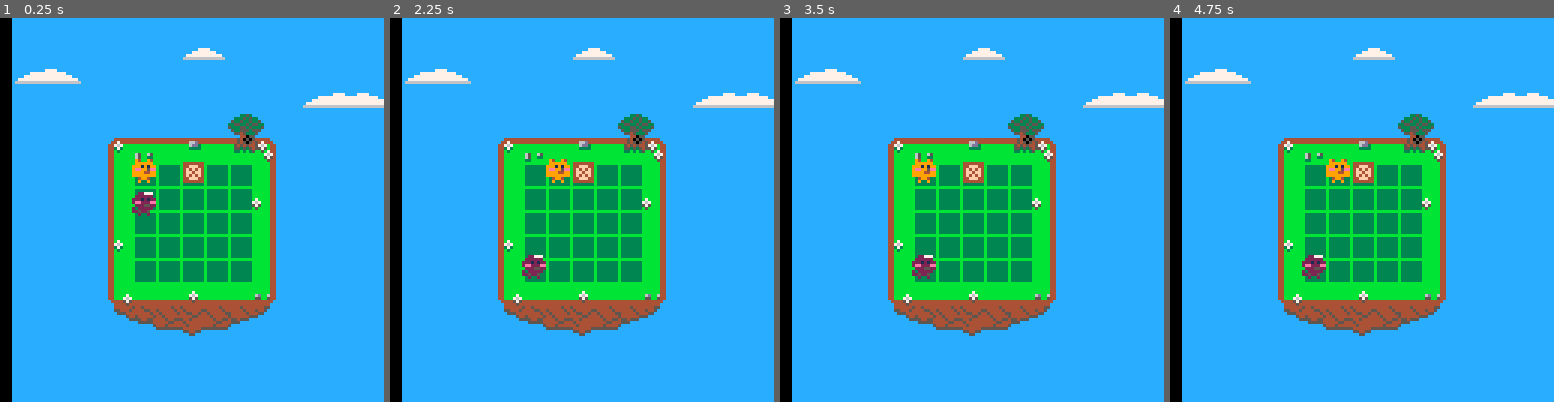
Above: before the commit, frames 1-4 (left to right).
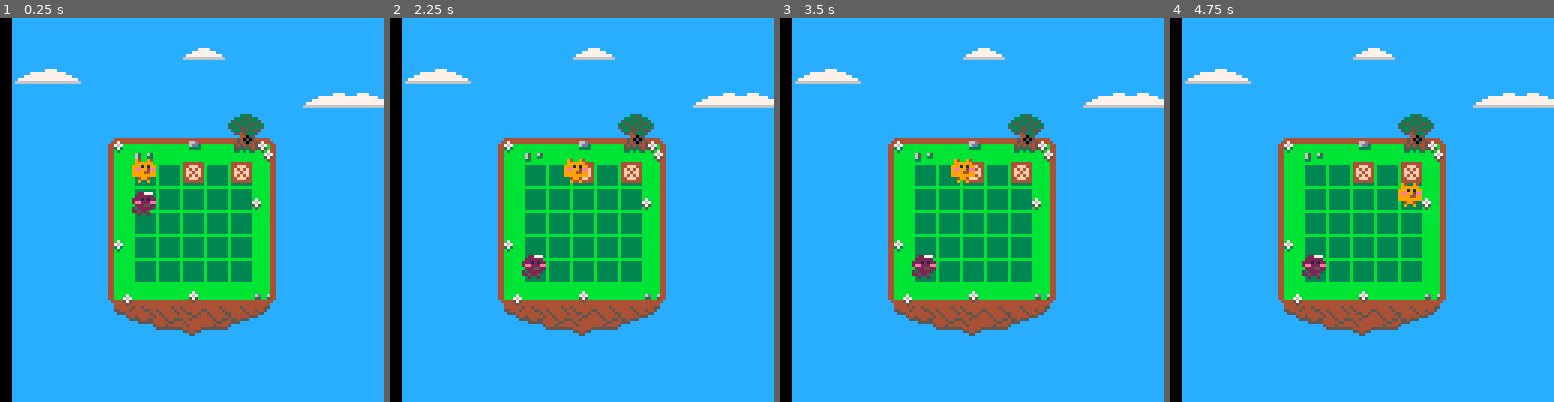
Above: after the commit, the same moments.

Repository: accidentalrebel/pico8-pop-puff
Game: PICO-8 cartridge pop-puff.p8
The game is run twice, just before and just after one commit, with the same random seed, the same clock (stepped at 60 frames per second) and the same inputs.
Inputs:
- Up to frame 1 (0.25 s): no input
- Up to frame 2 (2.25 s): hold Right 1.6-2.1 s; hold Up from 2.15 s (still down)
- Up to frame 3 (3.5 s): release Up at 2.42 s; hold Right 2.47-3.03 s; hold Left from 3.08 s (still down)
- Up to frame 4 (4.75 s): release Left at 3.58 s; hold Down 3.63-3.97 s; hold Right 4.02-4.68 s; hold Up from 4.73 s (still down)

The runs differ from the first frame. In frame 1, 0.3% of the frame differs, in the area x 60-66%, y 37-43%; in frame 2, 0.8%; in frame 3, 0.9%; in frame 4, 0.9%, in the area x 40-66%, y 36-50%.

Commit message:
Recursive tested.

Diff:
--- a/pop-puff.p8
+++ b/pop-puff.p8
@@ -148,6 +148,10 @@
 
    a=make_actor(_box,8,8,0,-1,0,0,_spr_box)
    attach(a,get_tile_at(3,1))
+   add(tiles,a)
+
+   a=make_actor(_box,8,8,0,-1,0,0,_spr_box)
+   attach(a,get_tile_at(5,1))
    add(tiles,a)
 end
 
@@ -230,7 +234,8 @@
 	 on_cake_stepped(child,p)
 	 break
       else
-	 if can_move_to_tile(p,get_next_tile(p)) then
+
+	 if can_move_to_tile(p,get_next_tile(p,p.pointing)) then
 	    handle_sliding(p)
 	 end
 	 break
@@ -238,12 +243,12 @@
    end
 end
 
-function get_next_tile(obj)
-   if obj.pointing == _up then
+function get_next_tile(obj,direction)
+   if direction == _up then
       return get_tile_at(obj.col,obj.row-1)
-   elseif obj.pointing == _right then
+   elseif direction == _right then
       return get_tile_at(obj.col+1,obj.row);
-   elseif obj.pointing == _down then
+   elseif direction == _down then
       return get_tile_at(obj.col,obj.row+1);
    else
       return get_tile_at(obj.col-1,obj.row);
@@ -268,6 +273,19 @@
    return nil
 end
 
+function get_direction(a,b)
+   if a.col < b.col then
+      return _right
+   elseif a.col > b.col then
+      return _left
+   elseif a.row < b.row then
+      return _down
+   elseif a.row > b.row then
+      return _up
+   end
+   return nil
+end
+
 function can_move_to_tile(obj,target_tile)
    printh("Checking if " .. obj.tag .. " can move to next tile...")
    if target_tile == nil then
@@ -277,11 +295,12 @@
       if #target_tile.children <= 0 then
       	 return true
       else
-	 local child = get_child_of_type(target_tile,_box)
+	 local child = get_child_of_type(target_tile,{_box,_pop,_puff})
 	 if child == nil then
 	    return true
 	 else
-	    return false
+	    local direction = get_direction(obj,target_tile)
+	    return can_move_to_tile(target_tile, get_next_tile(target_tile,direction))
 	 end
       end
    end
@@ -604,6 +623,9 @@
 
 
 
+__gff__
+0000000000000000000000000000000000000000000000000000000000000000000000000000000000000000000000000000000000000000000000000000000000000000000000000000000000000000000000000000000000000000000000000000000000000000000000000000000000000000000000000000000000000000
+0000000000000000000000000000000000000000000000000000000000000000000000000000000000000000000000000000000000000000000000000000000000000000000000000000000000000000000000000000000000000000000000000000000000000000000000000000000000000000000000000000000000000000
 __map__
 0808080808080808080808080808080800000000000000000000000000000000000000000000000000000000000000000000000000000000000000000000000000000000000000000000000000000000000000000000000000000000000000000000000000000000000000000000000000000000000000000000000000000000
 08080808080808090b0808080808080800000000000000000000000000000000000000000000000000000000000000000000000000000000000000000000000000000000000000000000000000000000000000000000000000000000000000000000000000000000000000000000000000000000000000000000000000000000
Not shown, changed: the sound effects (__sfx__) section of pop-puff.p8
